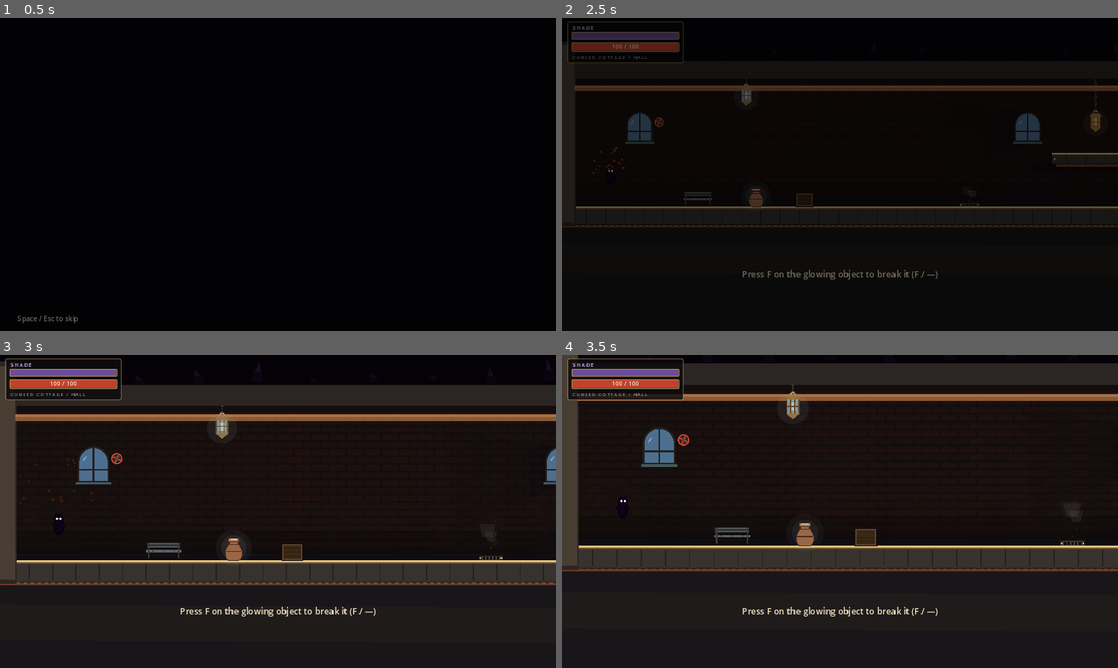
Above: before the commit, frames 1-4 (two rows, left to right).
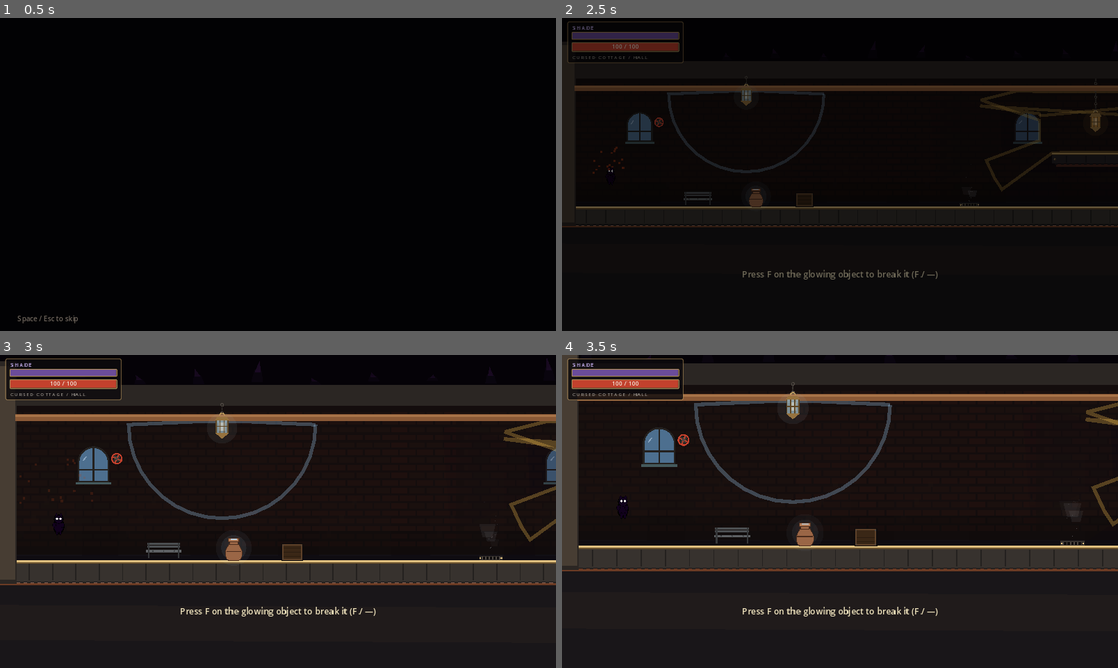
Above: after the commit, the same moments.

Repository: lukezhang2/Eclipseborn
Game: Godot game, scene res://scenes/ui/BootSplash.tscn
Same seed, same stepped clock (60 frames per second), same inputs: the game is played once before the commit and once after it.
Inputs (mouse positions are in pixels of both pictures, inside the frame that each line leads up to):
- Up to frame 1 (0.5 s): no input
- Up to frame 2 (2.5 s): tap Enter at 0.5 s; move the mouse to (962, 158) at 0.52 s; hold D (move_right) 0.53-1.25 s; hold F (attack) 0.53-1.25 s; click (962, 158) at 0.67 s; tap Space (jump) at 0.77 s; click "Play" at 1.25 s; click "New Game" at 2 s
- Up to frame 3 (3 s): tap F (attack) at 2.75 s; drag from (166, 527) to (205, 430) at 2.77 s
- Up to frame 4 (3.5 s): no input

Frame 1 is identical in both runs. In frame 2, 1.6% of the frame differs, in the area x 18-100%, y 23-56%; in frame 3, 1.6%, in the area x 22-100%, y 15-60%; in frame 4, 1.3%.

Commit message:
v0.1.39: make lantern area-of-effect obvious on the floor.
Draw washes above floor geometry with a brighter fill and a bold occluded edge so players can see burn reach and cover.

Co-authored-by: Cursor <cursoragent@cursor.com>

Diff:
--- a/project.godot
+++ b/project.godot
@@ -7,7 +7,7 @@
 
 config/name="Eclipseborn"
 config/description="You aren't moving platforms. You're changing what counts as a platform."
-config/version="0.1.38"
+config/version="0.1.39"
 run/main_scene="res://scenes/ui/BootSplash.tscn"
 config/features=PackedStringArray("4.3", "Forward Plus")
 config/icon="res://icon.svg"
--- a/scripts/autoload/ShadowWorld.gd
+++ b/scripts/autoload/ShadowWorld.gd
@@ -314,17 +314,18 @@
 	if light.has_method("get_intensity"):
 		intensity = clampf(float(light.get_intensity()), 0.15, 3.0)
 	var burns := kind in [GameState.LightKind.HEARTH, GameState.LightKind.CANDLE, GameState.LightKind.SUNSHAFT]
-	var base_a := (0.34 if burns else 0.14) * intensity
-	var core := Color(1.0, 0.72, 0.28, mini(0.72, base_a))
+	## Bright enough that the burn/safe zone is obvious on the floor.
+	var base_a := (0.48 if burns else 0.22) * intensity
+	var core := Color(1.0, 0.78, 0.32, mini(0.85, base_a))
 	match kind:
 		GameState.LightKind.MOON:
-			core = Color(0.65, 0.85, 1.0, mini(0.4, 0.16 * intensity))
+			core = Color(0.65, 0.85, 1.0, mini(0.55, 0.28 * intensity))
 		GameState.LightKind.CRIMSON:
-			core = Color(0.95, 0.2, 0.25, mini(0.55, 0.28 * intensity))
+			core = Color(0.95, 0.25, 0.3, mini(0.7, 0.4 * intensity))
 		GameState.LightKind.SUNSHAFT:
-			core = Color(1.0, 1.0, 0.85, mini(0.75, 0.38 * intensity))
+			core = Color(1.0, 1.0, 0.85, mini(0.9, 0.55 * intensity))
 		GameState.LightKind.CANDLE:
-			core = Color(1.0, 0.7, 0.4, mini(0.65, 0.3 * intensity))
+			core = Color(1.0, 0.72, 0.38, mini(0.8, 0.42 * intensity))
 
 	var exclude: Array = []
 	if light.has_method("get_exclude_rids"):
@@ -344,18 +345,19 @@
 			var a := TAU * float(i) / 24.0
 			pts.append(origin + Vector2.from_angle(a) * mini(radius, 64.0))
 
+	## z −3/−2/−1 sits above floors (−4) and below the player (0) so AoE reads on the ground.
 	## Soft outer shell ≈ area-light penumbra (reuse silhouette; no new rays).
 	var soft := _take_poly()
-	soft.color = Color(core.r, core.g, core.b, core.a * 0.38)
-	soft.z_index = -13
+	soft.color = Color(core.r, core.g, core.b, core.a * 0.45)
+	soft.z_index = -3
 	soft.polygon = _scale_ring(origin, pts, WASH_PENUMBRA_SCALE)
 	_root.add_child(soft)
 	_visuals.append(soft)
 
-	## Main occluded wash.
+	## Main occluded wash — this is the readable danger/safe zone.
 	var fill := _take_poly()
-	fill.color = Color(core.r, core.g, core.b, core.a * 0.72)
-	fill.z_index = -12
+	fill.color = Color(core.r, core.g, core.b, mini(0.78, core.a * 0.95))
+	fill.z_index = -2
 	fill.polygon = pts
 	_root.add_child(fill)
 	_visuals.append(fill)
@@ -363,12 +365,12 @@
 	## Brighter near the lamp (cheap 1/r-ish falloff via a scaled inner ring).
 	var inner := _take_poly()
 	inner.color = Color(
-		mini(1.0, core.r + 0.08),
-		mini(1.0, core.g + 0.06),
+		mini(1.0, core.r + 0.1),
+		mini(1.0, core.g + 0.08),
 		mini(1.0, core.b + 0.04),
-		mini(0.7, core.a * 1.15)
+		mini(0.82, core.a * 1.2)
 	)
-	inner.z_index = -12
+	inner.z_index = -2
 	inner.polygon = _scale_ring(origin, pts, WASH_CORE_SCALE)
 	_root.add_child(inner)
 	_visuals.append(inner)
@@ -381,17 +383,17 @@
 		for i in 12:
 			var a := TAU * float(i) / 12.0
 			hot_pts.append(origin + Vector2.from_angle(a) * hot_r)
-		hot.color = Color(1.0, 0.92, 0.55, mini(0.45, 0.16 * (intensity - 0.5)))
-		hot.z_index = -12
+		hot.color = Color(1.0, 0.92, 0.55, mini(0.5, 0.2 * (intensity - 0.5)))
+		hot.z_index = -2
 		hot.polygon = hot_pts
 		_root.add_child(hot)
 		_visuals.append(hot)
 
-	## Thin soft rim — hard rings look fake on real lamps.
+	## Clear AoE edge — occluded silhouette so cover (houses/crates) is readable.
 	var ring := _take_line()
-	ring.width = 1.1 + intensity * 0.45
-	ring.default_color = Color(core.r, core.g, core.b, mini(0.55, core.a * 0.9))
-	ring.z_index = -11
+	ring.width = 2.4 + intensity * 0.6
+	ring.default_color = Color(core.r, core.g, core.b, mini(0.95, 0.7 + intensity * 0.1))
+	ring.z_index = -1
 	ring.clear_points()
 	for p in pts:
 		ring.add_point(p)
@@ -399,6 +401,18 @@
 		ring.add_point(pts[0])
 	_root.add_child(ring)
 	_visuals.append(ring)
+	## Outer glow stroke so the boundary pops on dark floors.
+	var glow := _take_line()
+	glow.width = 5.0 + intensity
+	glow.default_color = Color(core.r, core.g, core.b, 0.28)
+	glow.z_index = -1
+	glow.clear_points()
+	for p in pts:
+		glow.add_point(p)
+	if pts.size() > 0:
+		glow.add_point(pts[0])
+	_root.add_child(glow)
+	_visuals.append(glow)
 
 	_draw_umbrae_for_light(light, origin, radius, space, exclude)
 
@@ -477,7 +491,7 @@
 	return from + dir_n * maxf(d - 0.8, 0.0)
 
 
-func _add_ink_poly(pts: PackedVector2Array, alpha: float, z: int = -11) -> void:
+func _add_ink_poly(pts: PackedVector2Array, alpha: float, z: int = -2) -> void:
 	if pts.size() < 3 or alpha < 0.02:
 		return
 	var ink := _take_poly()
@@ -534,7 +548,7 @@
 		## Contact hardening: hard umbra near the occluder…
 		var ca := a.lerp(far_a, UMBRA_CONTACT_T)
 		var cb := b.lerp(far_b, UMBRA_CONTACT_T)
-		_add_ink_poly(PackedVector2Array([a, b, cb, ca]), base_a * 0.92, -11)
+		_add_ink_poly(PackedVector2Array([a, b, cb, ca]), base_a * 0.92, -2)
 
 		## …then a softer, slightly wider penumbra that grows with cast length.
 		var cast_len := (len_a + len_b) * 0.5
@@ -546,7 +560,7 @@
 			side = side.normalized()
 		var pa := far_a + side * spread
 		var pb := far_b - side * spread
-		_add_ink_poly(PackedVector2Array([ca, cb, pb, pa]), base_a * 0.28, -12)
+		_add_ink_poly(PackedVector2Array([ca, cb, pb, pa]), base_a * 0.28, -3)
 
 
 func _take_poly() -> Polygon2D:
--- a/scripts/world/LevelCommon.gd
+++ b/scripts/world/LevelCommon.gd
@@ -13,6 +13,8 @@
 static func add_steel_floor(parent: Node2D, x: float, y: float, width: float, height: float = 32.0, dress: bool = true) -> StaticBody2D:
 	var body := StaticBody2D.new()
 	body.position = Vector2(x, y)
+	## Below lantern washes (−2/−1) so AoE reads on the ground; above deep BG.
+	body.z_index = -4
 	body.collision_layer = 1
 	var cs := CollisionShape2D.new()
 	var rect := RectangleShape2D.new()
@@ -92,6 +94,7 @@
 static func add_wall(parent: Node2D, x: float, y: float, width: float, height: float) -> StaticBody2D:
 	var body := StaticBody2D.new()
 	body.position = Vector2(x, y)
+	body.z_index = -4
 	body.collision_layer = 1
 	var cs := CollisionShape2D.new()
 	var rect := RectangleShape2D.new()
Not shown, changed: AI planning.md
Not shown, removed: index-0_1_38.pck
Not shown, added: index-0_1_39.pck
Not shown, changed: index.html
Not shown, changed: index.pck
